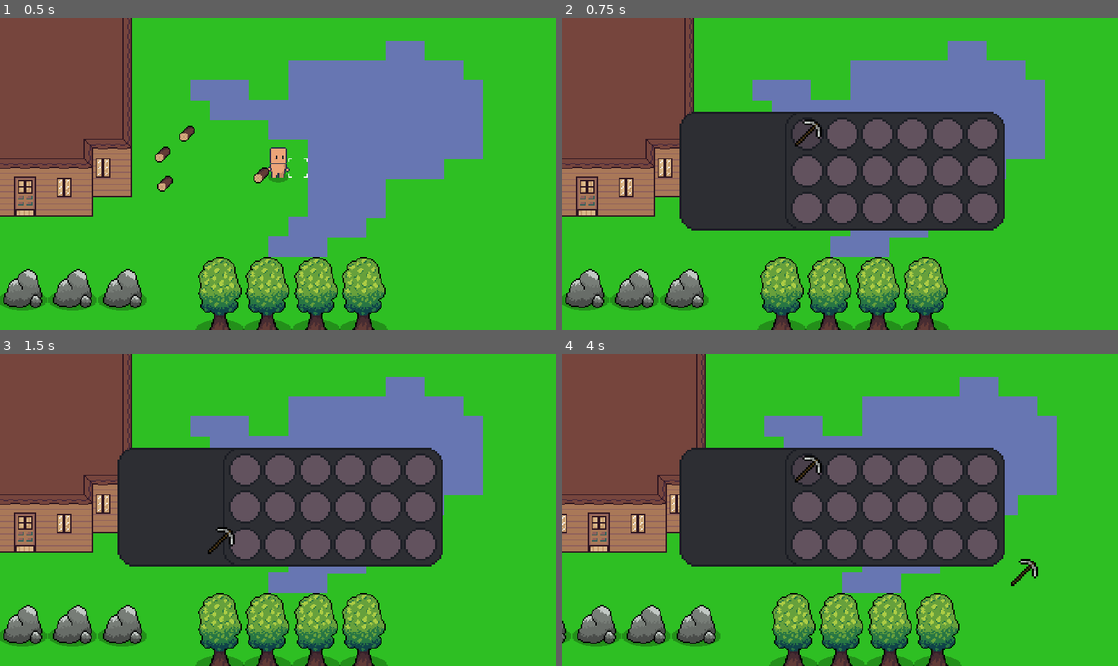
Above: before the commit, frames 1-4 (two rows, left to right).
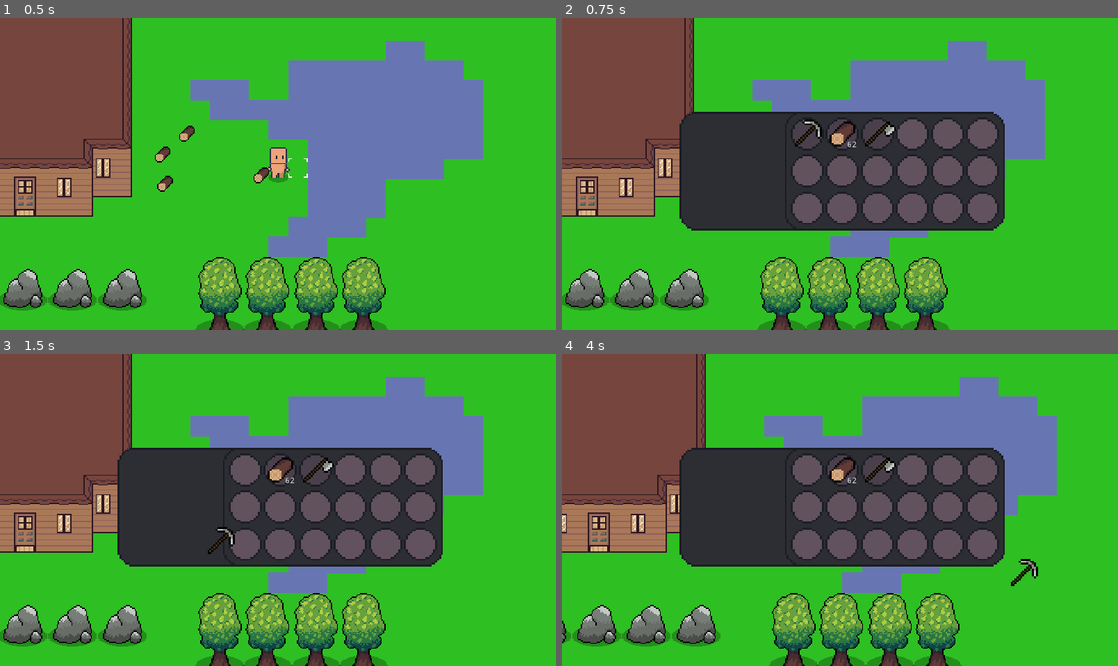
Above: after the commit, the same moments.

Repository: Xtero61/ciftci
Game: Godot game, scene res://test.tscn
Two runs of this game, one before a commit and one after it. Both use one fixed random seed, a clock stepped at 60 frames per second and the inputs below.
Inputs (mouse positions are in pixels of both pictures, inside the frame that each line leads up to):
- Up to frame 1 (0.5 s): no input
- Up to frame 2 (0.75 s): move the mouse to (962, 158) at 0.52 s; hold E (Envanter) from 0.53 s (still down); click (962, 158) at 0.67 s
- Up to frame 3 (1.5 s): release E (Envanter) at 1.25 s; tap Enter at 1.25 s; drag from (244, 469) to (122, 634) at 1.27 s
- Up to frame 4 (4 s): tap Space (YerdenEsyaAlma) at 2 s; move the mouse to (840, 469) at 2.02 s; hold E (Envanter) 2.03-2.75 s; click (840, 469) at 2.17 s; drag from (812, 572) to (634, 634) at 2.77 s; move the mouse to (1006, 556) at 3.52 s; hold Left (Sol) from 3.53 s (still down); click (1006, 556) at 3.67 s; tap E (Envanter) at 3.8 s

Frame 1 is identical in both runs. In frame 2, 0.4% of the frame differs, in the area x 48-60%, y 33-42%; in frame 3, 0.4%; in frame 4, 0.5%, in the area x 41-60%, y 32-42%.

Commit message:
dunya esya yapıldı envanter gui güncellemeri envantere yazıldı b#5

Diff:
--- a/DunyaEsya.gd
+++ b/DunyaEsya.gd
@@ -14,7 +14,7 @@
 func _physics_process(delta):
 	if aliniyor == true :
 		var yon = global_position.direction_to(oyuncu.global_position)
-		apply_impulse(yon,yon*800*delta)
+		apply_impulse(yon,yon*1000*delta)
 
 		var mesafe = global_position.distance_to(oyuncu.global_position)
 		if mesafe < 12 :
--- a/Envanter.gd
+++ b/Envanter.gd
@@ -11,8 +11,10 @@
 			slotlar[i].esya_olusturma(OyuncuEnvanter.envanter[i][0],OyuncuEnvanter.envanter[i][1])
 
 func _ready():
-	for env_slot in envanter_slotlari.get_children():
-		env_slot.connect("gui_input", self, "slot_gui_girdisi", [env_slot])
+	var slotlar = envanter_slotlari.get_children()
+	for i in range(slotlar.size()):
+		slotlar[i].connect("gui_input", self, "slot_gui_girdisi", [slotlar[i]])
+		slotlar[i].slot_sayisi = i
 	envanter_slotlarini_guncelle()
 
 func slot_gui_girdisi(event:InputEvent, slot: SlotSinifi):
@@ -20,29 +22,48 @@
 		if event.button_index == BUTTON_LEFT and event.pressed:
 			if tutulan_esya != null :
 				if !slot.esya:
-					slot.SlotaKoyma(tutulan_esya)
-					tutulan_esya = null
+					sol_tik_bos_slot(slot)
 				else:
 					if tutulan_esya.esya_isim != slot.esya.esya_isim :
-						var degis_esya = slot.esya
-						slot.SlottanSecme()
-						degis_esya.global_position = event.global_position
-						slot.SlotaKoyma(tutulan_esya)
-						tutulan_esya = degis_esya
+						sol_tik_farkli_esya(event, slot)
 					else :
-						var birikme_miktari = int(JsonVeri.esya_veri[slot.esya.esya_isim]["BirikmeMiktarı"])
-						var degisecek_miktar = birikme_miktari - slot.esya.esya_miktar
-						if degisecek_miktar >= tutulan_esya.esya_miktar:
-							slot.esya.esya_miktari_ekle(tutulan_esya.esya_miktar)
-							tutulan_esya.queue_free()
-							tutulan_esya = null
-						else :
-							slot.esya.esya_miktari_ekle(degisecek_miktar)
-							tutulan_esya.esya_miktari_azalt(degisecek_miktar)
+						sol_tik_ayni_esya(slot)
 			elif slot.esya:
-				tutulan_esya = slot.esya
-				slot.SlottanSecme()
-				tutulan_esya.global_position = get_global_mouse_position()
+				sol_tik_basilmiyorsa(slot)
+
+
+func sol_tik_bos_slot(slot: SlotSinifi):
+	OyuncuEnvanter.bos_slota_esya_ekle(tutulan_esya, slot)
+	slot.SlotaKoyma(tutulan_esya)
+	tutulan_esya = null
+
+func sol_tik_farkli_esya(event: InputEvent , slot: SlotSinifi):
+	OyuncuEnvanter.esya_sil(slot)
+	OyuncuEnvanter.bos_slota_esya_ekle(tutulan_esya, slot)
+	var degis_esya = slot.esya
+	slot.SlottanSecme()
+	degis_esya.global_position = event.global_position
+	slot.SlotaKoyma(tutulan_esya)
+	tutulan_esya = degis_esya
+
+func sol_tik_ayni_esya(slot: SlotSinifi):
+	var birikme_miktari = int(JsonVeri.esya_veri[slot.esya.esya_isim]["BirikmeMiktarı"])
+	var degisecek_miktar = birikme_miktari - slot.esya.esya_miktar
+	if degisecek_miktar >= tutulan_esya.esya_miktar:
+		OyuncuEnvanter.esya_miktar_ekleme(slot, tutulan_esya.esya_miktar)
+		slot.esya.esya_miktari_ekle(tutulan_esya.esya_miktar)
+		tutulan_esya.queue_free()
+		tutulan_esya = null
+	else :
+		OyuncuEnvanter.esya_miktar_ekleme(slot, degisecek_miktar)
+		slot.esya.esya_miktari_ekle(degisecek_miktar)
+		tutulan_esya.esya_miktari_azalt(degisecek_miktar)
+
+func sol_tik_basilmiyorsa(slot: SlotSinifi):
+	OyuncuEnvanter.esya_sil(slot)
+	tutulan_esya = slot.esya
+	slot.SlottanSecme()
+	tutulan_esya.global_position = get_global_mouse_position()
 
 func _input(_event):
 	if tutulan_esya:
--- a/OyuncuEnvanter.gd
+++ b/OyuncuEnvanter.gd
@@ -1,18 +1,37 @@
 extends Node
 
 const ENVANTER_SLOT = 17
+const SlotSinifi = preload("res://Slot.gd")
+const EsyaSinifi = preload("res://Esya.gd")
 
 var envanter = {
-	0: ["Taş Kazma", 1]
+	0: ["Taş Kazma", 1],
+	1: ["Odun", 62],
+	2: ["Taş Balta", 1]
 }
 
 func esya_ekleme(esya_isim, esya_miktar):
 	for esya in envanter :
 		if envanter[esya][0] == esya_isim:
-			envanter[esya][1] += esya_miktar
-			return
+			var birikme_miktari = int(JsonVeri.esya_veri[esya_isim]["BirikmeMiktarı"])
+			var eklenecek_miktar = birikme_miktari - envanter[esya][1]
+			if eklenecek_miktar >= esya_miktar:
+				envanter[esya][1] += esya_miktar
+				return
+			else :
+				envanter[esya][1] += eklenecek_miktar
+				esya_miktar = esya_miktar - eklenecek_miktar
 
 	for i in range(ENVANTER_SLOT):
 		if envanter.has(i) == false :
 			envanter[i] = [esya_isim, esya_miktar]
 			return
+
+func bos_slota_esya_ekle(esya: EsyaSinifi, slot: SlotSinifi):
+	envanter[slot.slot_sayisi] = [esya.esya_isim, esya.esya_miktar]
+
+func esya_sil(slot: SlotSinifi):
+	envanter.erase(slot.slot_sayisi)
+
+func esya_miktar_ekleme(slot: SlotSinifi , eklenecek_miktar: int):
+	envanter[slot.slot_sayisi][1] += eklenecek_miktar
--- a/Slot.gd
+++ b/Slot.gd
@@ -8,6 +8,7 @@
 
 var EsyaSinifi = preload("res://Esya.tscn")
 var esya = null
+var slot_sayisi
 
 func _ready():
 	dolu_style = StyleBoxTexture.new()
Not shown, added: HızlıErişimg.png.import
